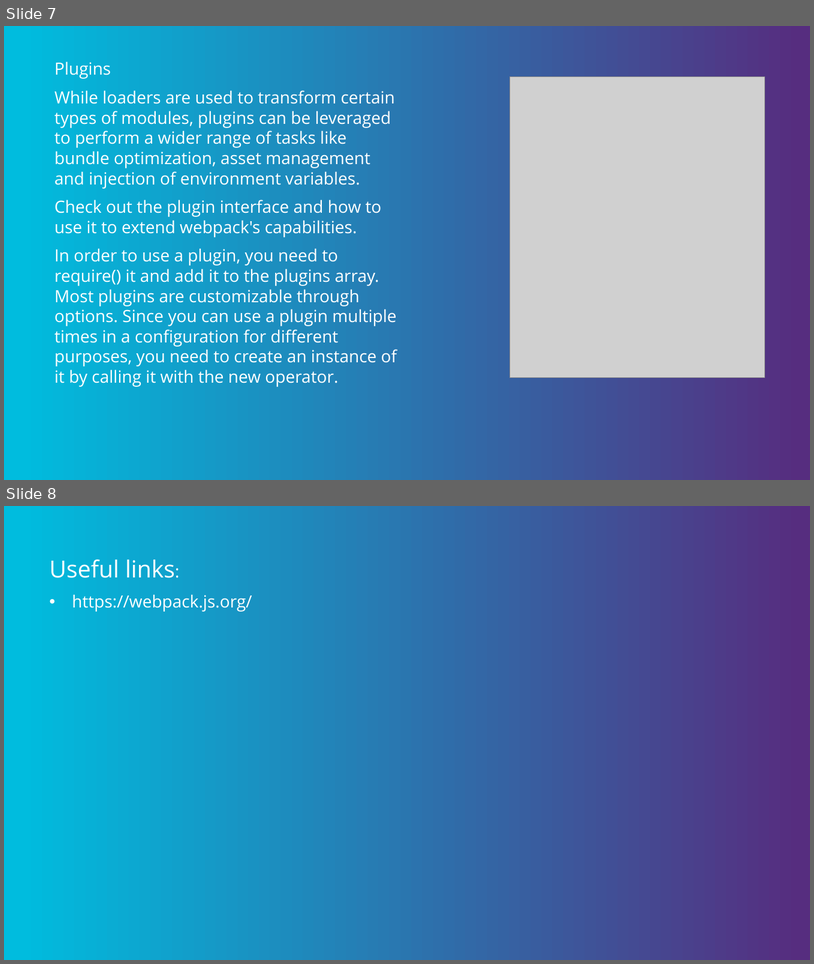
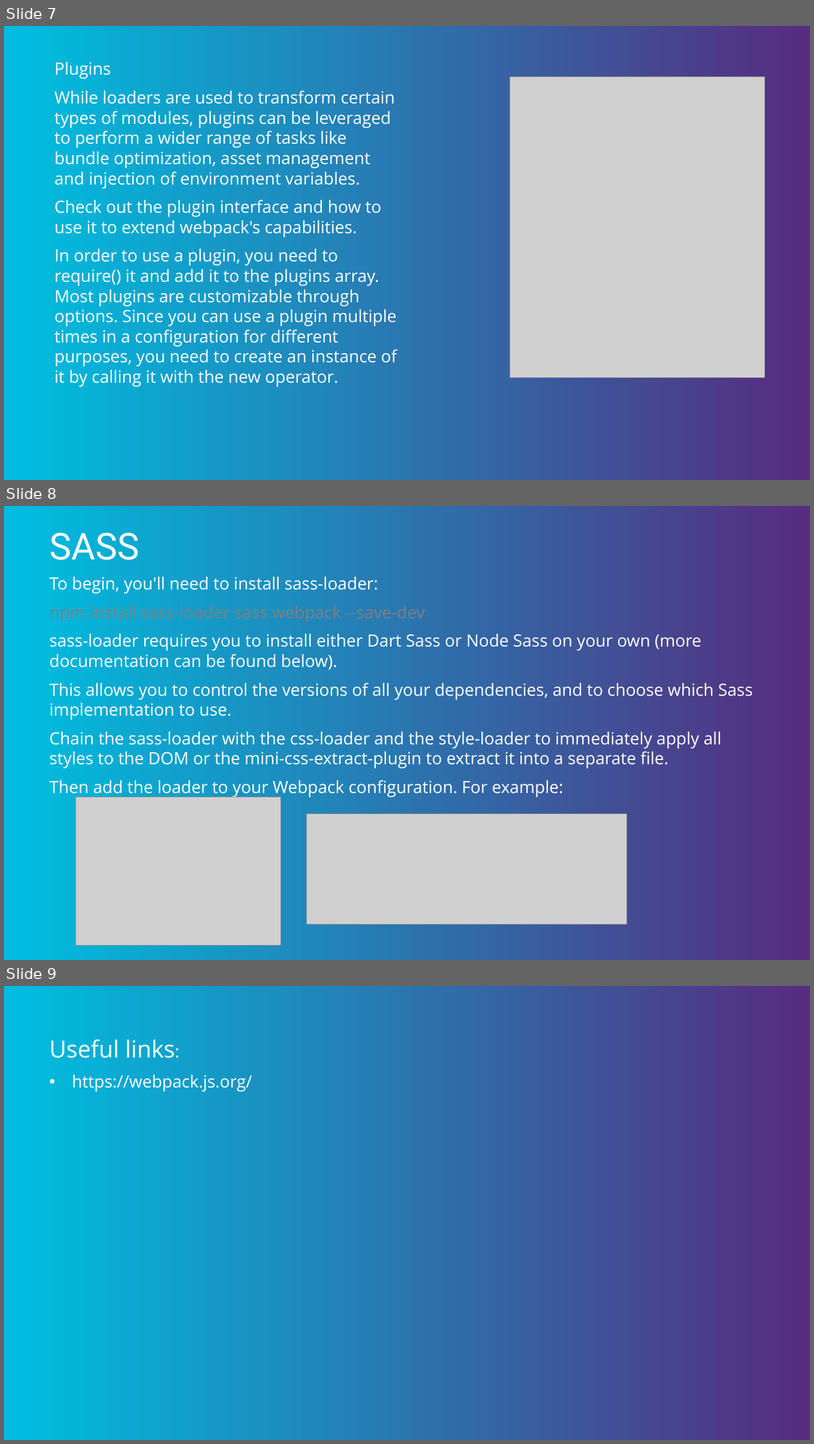
Before and after one commit to moran711/presentations, a slide deck: webpack/webpack.pptx. Shown one above the other, each under a label of ours: slides 7 and 8 before the commit, slides 7, 8 and 9 after it. The pictures are 814x964 and 814x1444 pixels, drawn with LibreOffice and Linux fonts; fonts in the diff are those of the drawing; grey boxes stand for pictures; background and template pictures are left out. Boxes give left, top, right and bottom in pixels: in the first picture for what was removed or moved away, otherwise in the second. Text is boxed around its words. In the diff, an @@ line names an element or a change of style, - is before the commit and + after.

Commit message:
add sass

```diff
--- a/webpack/webpack.pptx
+++ b/webpack/webpack.pptx
@@ slide 8 added at box(4, 506, 810, 960), background gradient #562D7F to #00BCDE @@
@@ title added at box(50, 532, 140, 560), 44 pt, text #FFFFFF @@
+SASS
@@ text added at box(50, 576, 753, 798), 20 pt, text #FFFFFF @@
+To begin, you'll need to install sass-loader:
+npm install sass-loader sass webpack --save-dev
+sass-loader requires you to install either Dart Sass or Node Sass on your own (more documentation can be found below).
+This allows you to control the versions of all your dependencies, and to choose which Sass implementation to use.
+Chain the sass-loader with the css-loader and the style-loader to immediately apply all styles to the DOM or the mini-css-extract-plugin to extract it into a separate file.
+Then add the loader to your Webpack configuration. For example:
@@ picture added at box(75, 797, 281, 945) @@
@@ picture added at box(307, 814, 628, 924) @@
@@ what was slide 8 is now slide 9 @@
```
Also in this commit, not shown: 1 other file.
